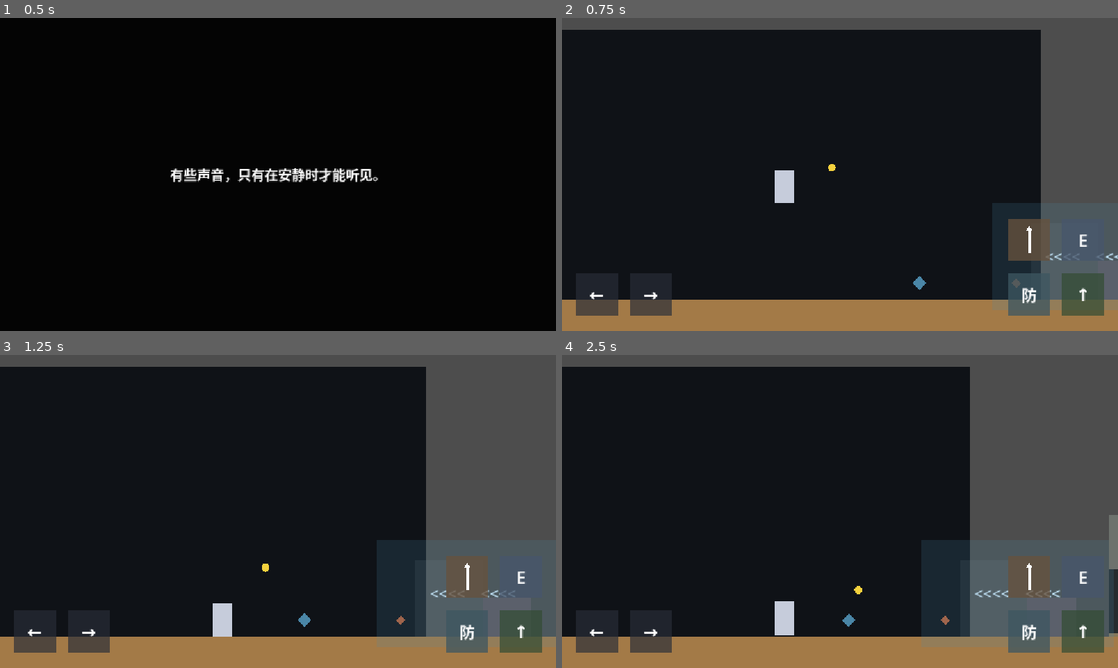
Above: before the commit, frames 1-4 (two rows, left to right).
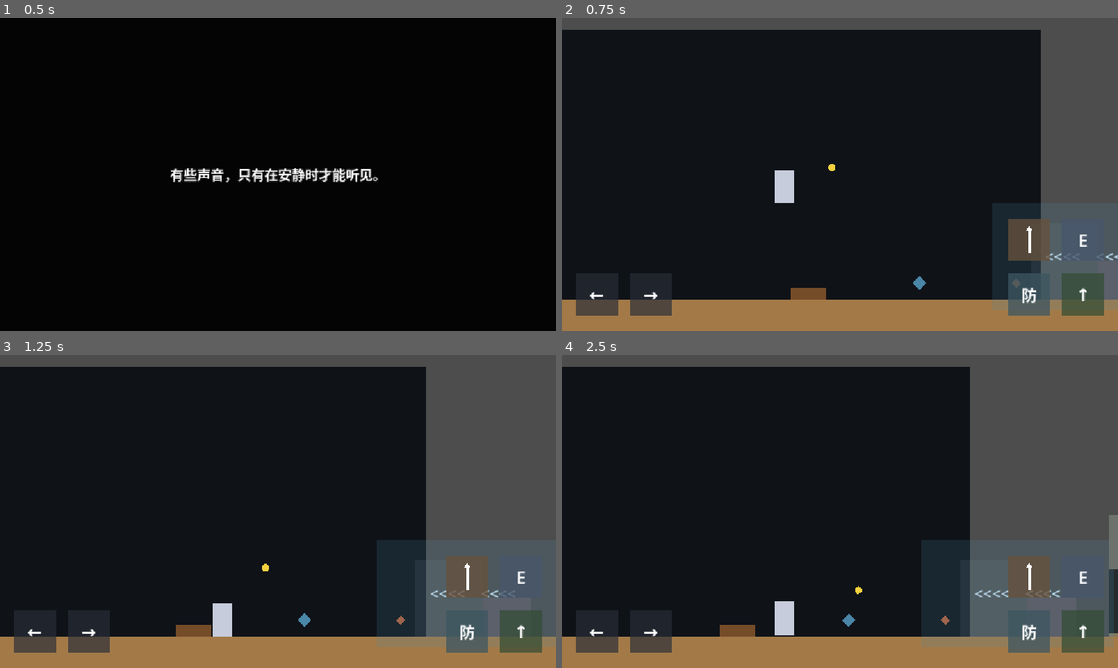
Above: after the commit, the same moments.

Repository: wenshuchuan0101-lab/A-Gift-for-the-land
Game: Godot game, scene res://Opening.tscn
Same seed, same stepped clock (60 frames per second), same inputs: the game is played once before the commit and once after it.
Inputs (mouse positions are in pixels of both pictures, inside the frame that each line leads up to):
- Up to frame 1 (0.5 s): no input
- Up to frame 2 (0.75 s): tap Enter at 0.5 s; move the mouse to (962, 158) at 0.52 s; hold D (move_right) from 0.53 s (still down); tap E (interact) at 0.6 s; click (962, 158) at 0.67 s
- Up to frame 3 (1.25 s): keep holding D (move_right); tap Space (jump) at 0.77 s
- Up to frame 4 (2.5 s): move the mouse to (728, 527) at 1.27 s; tap Q (anchor) at 1.35 s; tap Space (jump) at 1.52, 2 s; tap E (interact) at 1.55, 2.3 s; move the mouse to (895, 442) at 2.02 s; release D (move_right) at 2.03 s; hold A (move_left) from 2.03 s (still down); hold Shift (defend) from 2.03 s (still down)

Frame 1 is identical in both runs. In frame 2, 0.2% of the frame differs, in the area x 41-50%, y 47-90%; in frame 3, 0.2%; in frame 4, 0.2%, in the area x 28-54%, y 73-90%.

Commit message:
实现草方格基础修复系统

Diff:
--- a/Demo_Level.tscn
+++ b/Demo_Level.tscn
@@ -6,6 +6,7 @@
 [ext_resource type="PackedScene" path="res://WindZone.tscn" id="4_wind_zone"]
 [ext_resource type="PackedScene" path="res://RockCover.tscn" id="5_rock_cover"]
 [ext_resource type="PackedScene" path="res://AbandonedHouse.tscn" id="6_abandoned_house"]
+[ext_resource type="PackedScene" path="res://GrassGridRepairPoint.tscn" id="7_grass_grid"]
 
 [sub_resource type="RectangleShape2D" id="RectangleShape2D_ground"]
 size = Vector2(3400, 80)
@@ -63,6 +64,12 @@
 follow_offset = Vector2(60, -50)
 follow_speed = 5.0
 guide_distance = 70.0
+energy = 80.0
+
+[node name="GrassGridRepairPoint" parent="." instance=ExtResource("7_grass_grid")]
+position = Vector2(670, 548)
+seed_path = NodePath("../Seed")
+energy_reward = 20.0
 
 [node name="MapPoint" type="Area2D" parent="."]
 position = Vector2(900, 525)
--- /dev/null
+++ b/GrassGridRepairPoint.tscn
@@ -0,0 +1,21 @@
+[gd_scene load_steps=3 format=3]
+
+[ext_resource type="Script" path="res://grass_grid_repair_point.gd" id="1_grass_grid"]
+
+[sub_resource type="RectangleShape2D" id="RectangleShape2D_repair_area"]
+size = Vector2(96, 100)
+
+[node name="GrassGridRepairPoint" type="Area2D"]
+collision_layer = 0
+collision_mask = 1
+monitoring = true
+script = ExtResource("1_grass_grid")
+energy_reward = 20.0
+
+[node name="CollisionShape2D" type="CollisionShape2D" parent="."]
+position = Vector2(0, -48)
+shape = SubResource("RectangleShape2D_repair_area")
+
+[node name="Visual" type="Polygon2D" parent="."]
+polygon = PackedVector2Array(-36, -12, 36, -12, 36, 12, -36, 12)
+color = Color(0.46, 0.3, 0.16, 1)
--- /dev/null
+++ b/grass_grid_repair_point.gd
@@ -0,0 +1,53 @@
+extends Area2D
+
+const UNREPAIRED_COLOR := Color(0.46, 0.3, 0.16, 1.0)
+const REPAIRED_COLOR := Color(0.3, 0.64, 0.28, 1.0)
+
+@export var seed_path: NodePath
+@export_range(0.0, 1000.0, 1.0) var energy_reward: float = 20.0
+
+@onready var visual: Polygon2D = $Visual
+
+var seed: Node2D
+var player: CharacterBody2D
+var repaired := false
+
+
+func _ready() -> void:
+	seed = get_node_or_null(seed_path) as Node2D
+	body_entered.connect(_on_body_entered)
+	body_exited.connect(_on_body_exited)
+	_update_visual()
+	set_process(false)
+
+
+func _process(_delta: float) -> void:
+	if not repaired and player != null and Input.is_action_just_pressed("interact"):
+		repair()
+
+
+func repair() -> void:
+	if repaired:
+		return
+
+	repaired = true
+	_update_visual()
+	if seed != null and seed.has_method("add_energy"):
+		seed.add_energy(energy_reward)
+	set_process(false)
+
+
+func _on_body_entered(body: Node2D) -> void:
+	if not repaired and body is CharacterBody2D:
+		player = body
+		set_process(true)
+
+
+func _on_body_exited(body: Node2D) -> void:
+	if body == player:
+		player = null
+		set_process(false)
+
+
+func _update_visual() -> void:
+	visual.color = REPAIRED_COLOR if repaired else UNREPAIRED_COLOR
Not shown: 1 places in Demo_Level.tscn that only renumber resources
Not shown, added: grass_grid_repair_point.gd.uid
